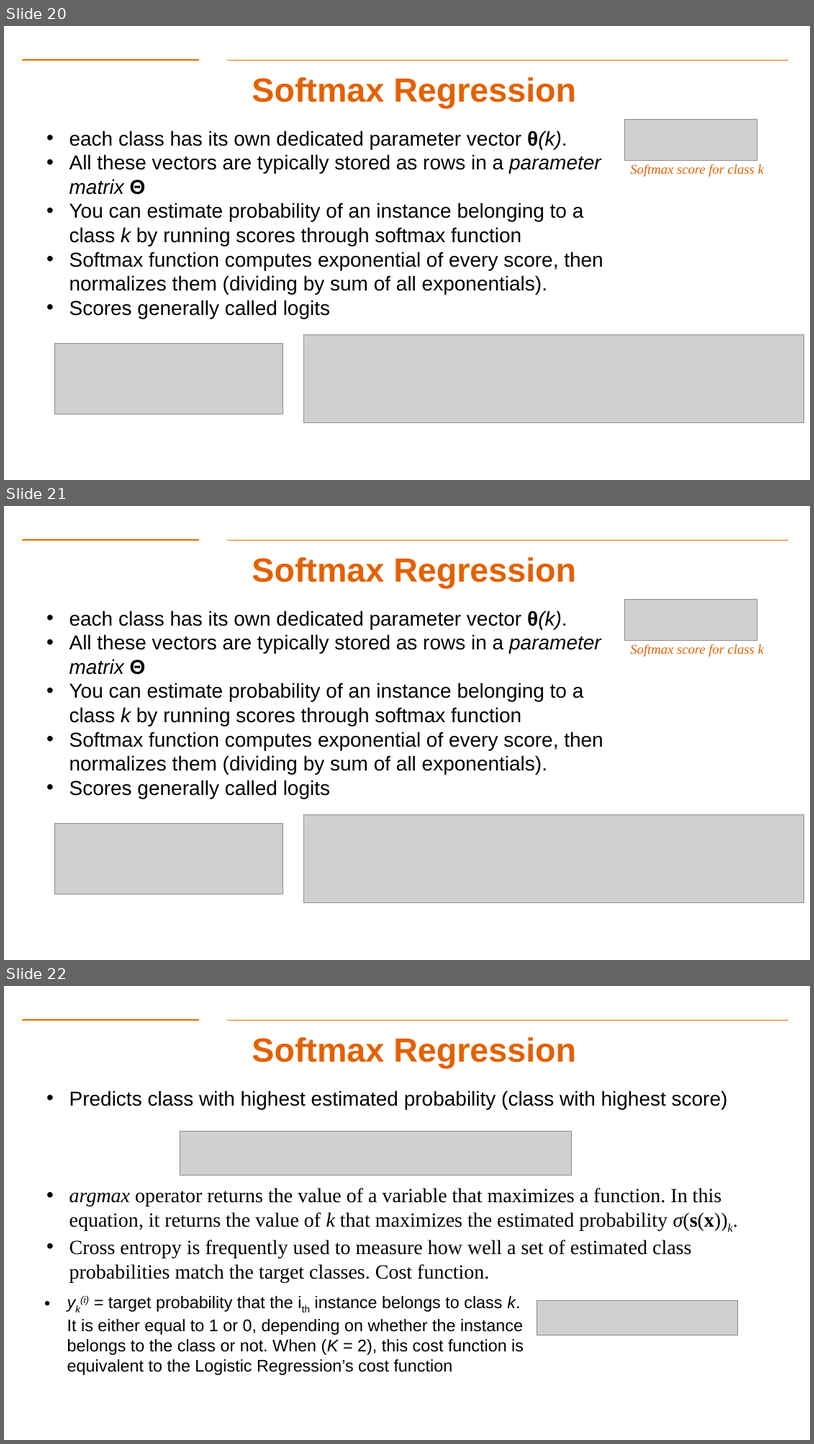
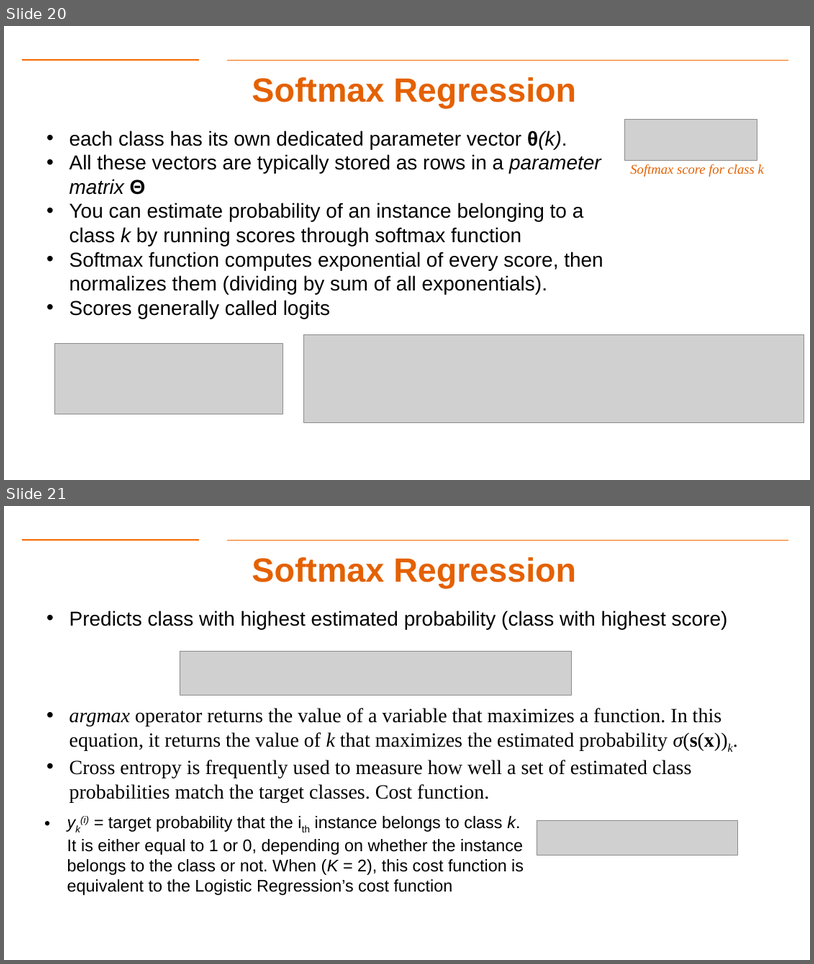
Before and after one commit to gk5951/RIT-DSCI-633-FDS, a slide deck: Syllabus/Lecture05/Lec05.pptx. Shown one above the other, each under a label of ours: slides 20, 21 and 22 before the commit, slides 20 and 21 after it. The pictures are 814x1444 and 814x964 pixels, drawn with LibreOffice and Linux fonts; fonts in the diff are those of the drawing; grey boxes stand for pictures; background and template pictures are left out. Boxes give left, top, right and bottom in pixels: in the first picture for what was removed or moved away, otherwise in the second. Text is boxed around its words. In the diff, an @@ line names an element or a change of style, - is before the commit and + after.

```diff
--- a/Syllabus/Lecture05/Lec05.pptx
+++ b/Syllabus/Lecture05/Lec05.pptx
@@ slide 21 removed at (4,506,810,960), background #FFFFFF; not listed: 2 template elements that a slide beside it also shows @@
@@ title removed at (252,557,576,589) @@
-Softmax Regression
@@ text removed at (70,610,603,798) @@
-• each class has its own dedicated parameter vector θ(k).
-• All these vectors are typically stored as rows in a parameter matrix Θ
-• You can estimate probability of an instance belonging to a class k by running scores through softmax function
-• Softmax function computes exponential of every score, then normalizes them (dividing by sum of all exponentials).
-• Scores generally called logits
@@ picture removed at (625,599,757,641) @@
@@ text removed at (630,644,764,656) @@
-Softmax score for class k
@@ picture removed at (55,823,283,894) @@
@@ picture removed at (304,815,805,902) @@
@@ what was slide 22 is now slide 21 @@
```
Also in this commit, not shown: 1 slide changed, 1 other file.
